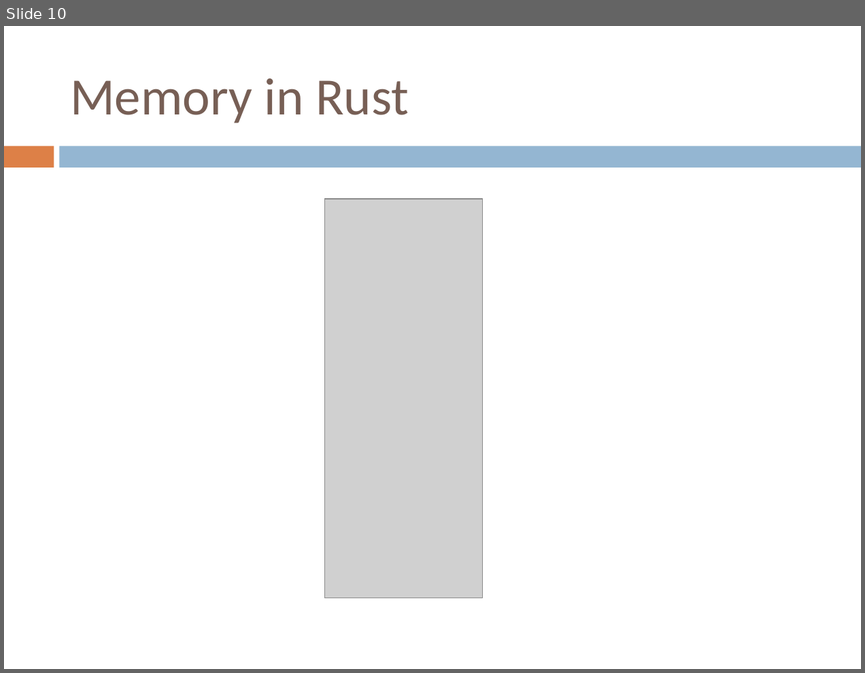
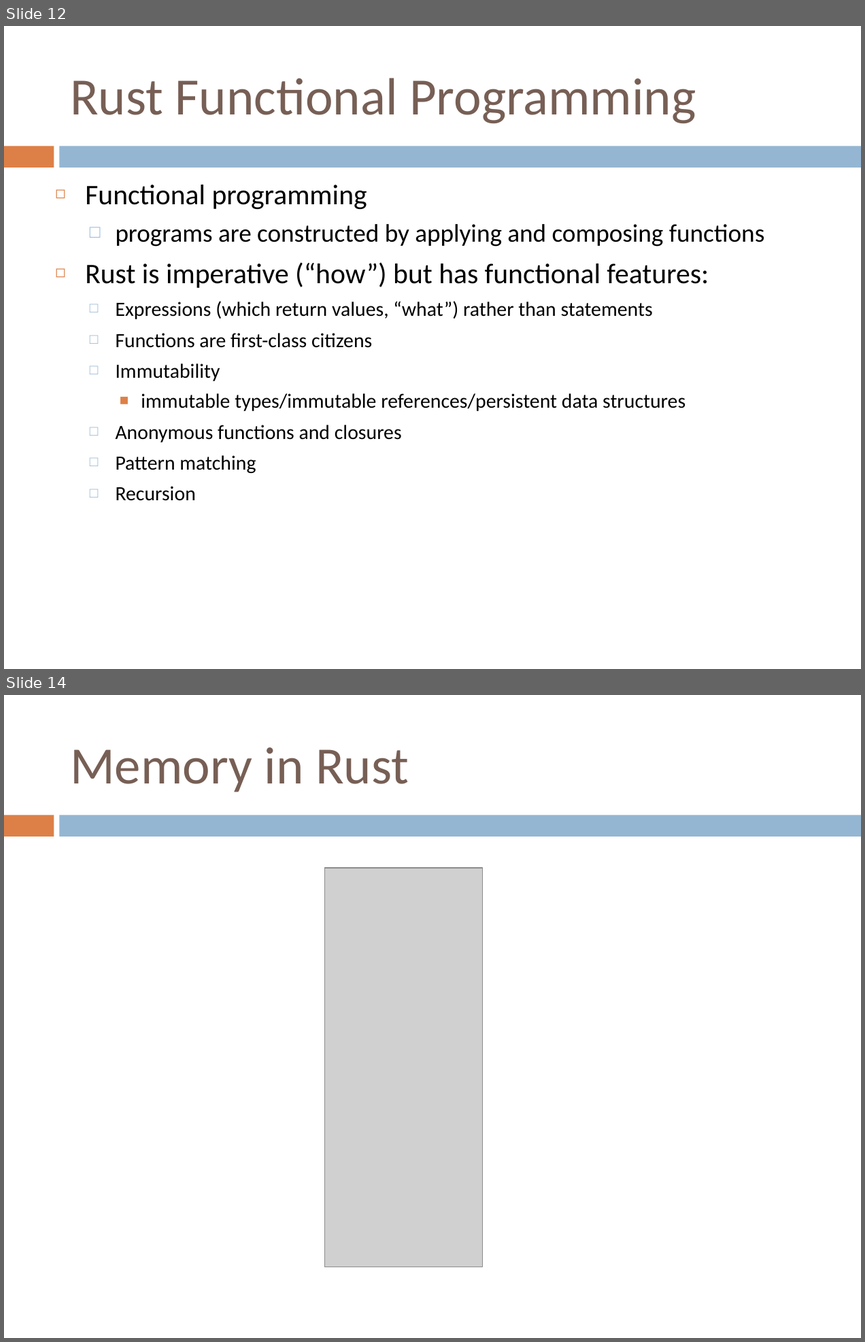
Before and after one commit to gclynch/rust, a slide deck: Rust session.ppt. Shown one above the other, each under a label of ours: slide 10 before the commit, slides 12 and 14 after it; the slides between them are not shown. The pictures are 865x673 and 865x1342 pixels, drawn with LibreOffice and Linux fonts; fonts in the diff are those of the drawing; grey boxes stand for pictures. Boxes give left, top, right and bottom in pixels: in the first picture for what was removed or moved away, otherwise in the second. Text is boxed around its words. In the diff, an @@ line names an element or a change of style, - is before the commit and + after.

```diff
--- a/Rust session.ppt
+++ b/Rust session.ppt
@@ slide 12 added at (4, 26, 861, 669), background #FFFFFF; not listed: 2 template elements that a slide beside it also shows @@
@@ title added at (70, 78, 696, 123), 44 pt, text #775F55 @@
+Rust Functional Programming
@@ text added at (85, 184, 764, 501), 17 pt, text #000000 @@
+◻ Functional programming
+  □ programs are constructed by applying and composing functions
+◻ Rust is imperative (“how”) but has functional features:
+  □ Expressions (which return values, “what”) rather than statements
+  □ Functions are first-class citizens
+  □ Immutability
+    ■ immutable types/immutable references/persistent data structures
+  □ Anonymous functions and closures
+  □ Pattern matching
+  □ Recursion
@@ what was slide 10 is now slide 14 @@
```
Also in this commit, not shown: 11 slides changed, 5 other slides added, 1 slide removed.
